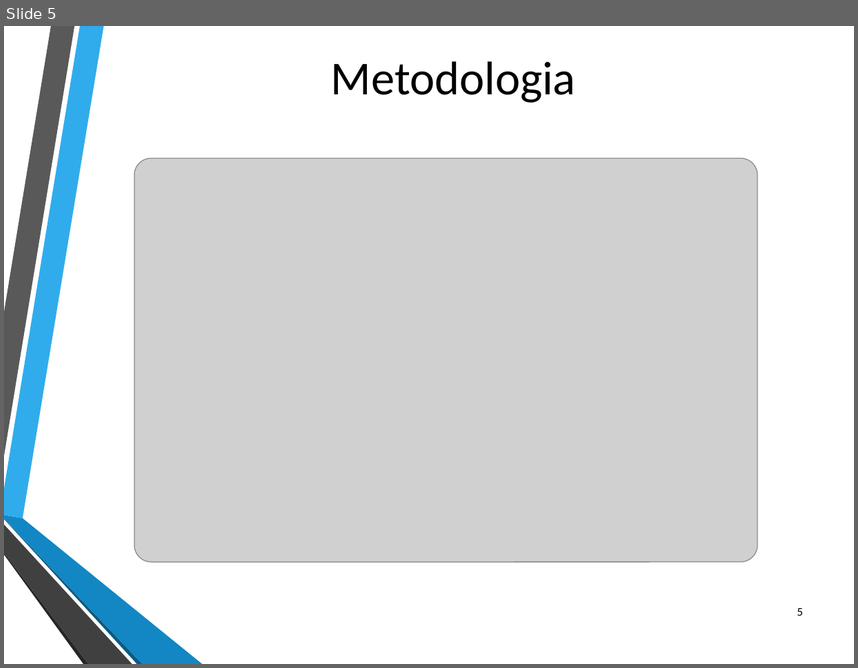
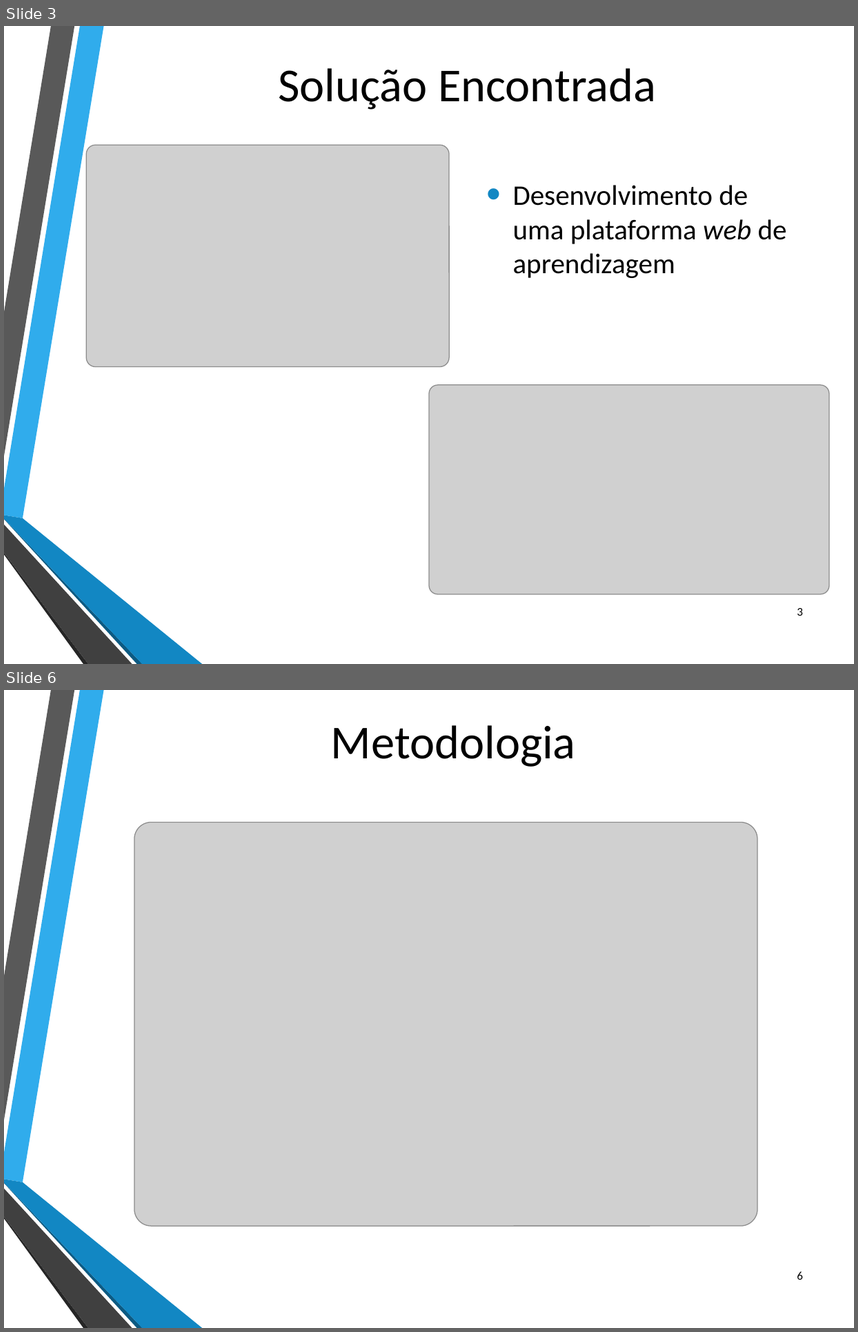
Before and after one commit to ruiparedes/ProjetoFinal, a slide deck: Documentos/Apresentacao Intermedia- Projeto - LabSecurity.pptx. Shown one above the other, each under a label of ours: slide 5 before the commit, slides 3 and 6 after it; the slides between them are not shown. The pictures are 858x668 and 858x1332 pixels, drawn with LibreOffice and Linux fonts; fonts in the diff are those of the drawing; grey boxes stand for pictures; background and template pictures are left out. Boxes give left, top, right and bottom in pixels: in the first picture for what was removed or moved away, otherwise in the second. Text is boxed around its words. In the diff, an @@ line names an element or a change of style, - is before the commit and + after.

```diff
--- a/Documentos/Apresentacao Intermedia- Projeto - LabSecurity.pptx
+++ b/Documentos/Apresentacao Intermedia- Projeto - LabSecurity.pptx
@@ slide 3 added at [4,26,854,664], background picture (left out); not listed: 6 template elements that a slide beside it also shows @@
@@ title added at [278,68,656,109], 40 pt, text #000000 @@
+Solução Encontrada
@@ picture added at [87,145,450,367] @@
@@ text added at [513,185,787,278], 24 pt, text #000000 @@
+• Desenvolvimento de uma plataforma web de aprendizagem
@@ picture added at [429,385,829,594] @@
@@ page number added at [797,608,803,615], 10 pt, text #000000 @@
+3
@@ what was slide 5 is now slide 6 @@
@@ page number at [797,1271,803,1279]: text changed @@
-5
+6
```
Also in this commit, not shown: 4 slides changed, 6 other slides added, 8 other files.
